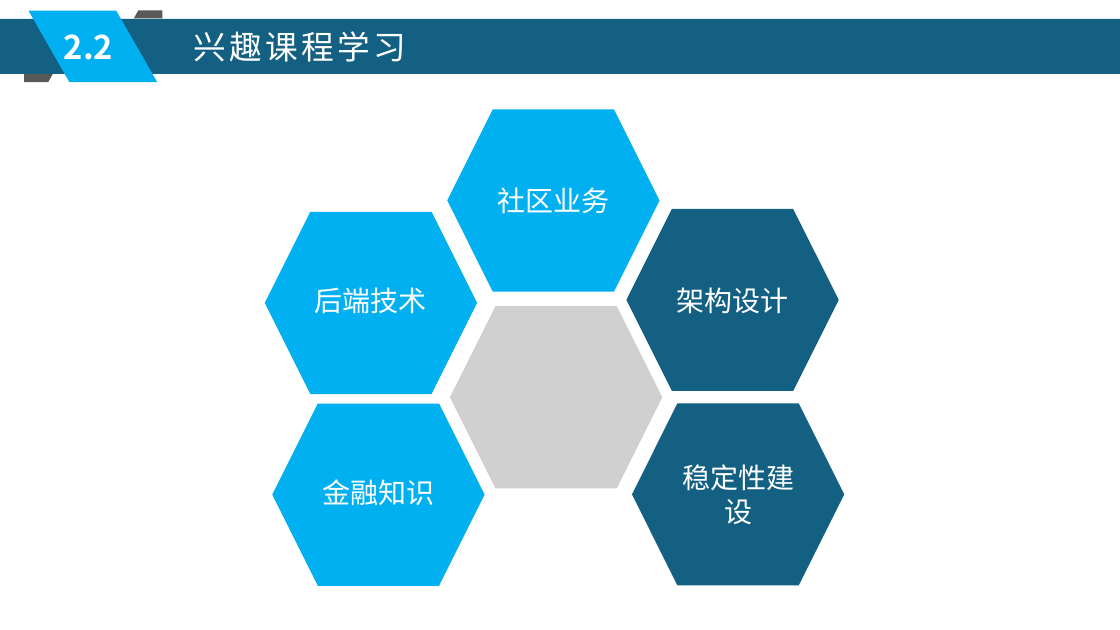
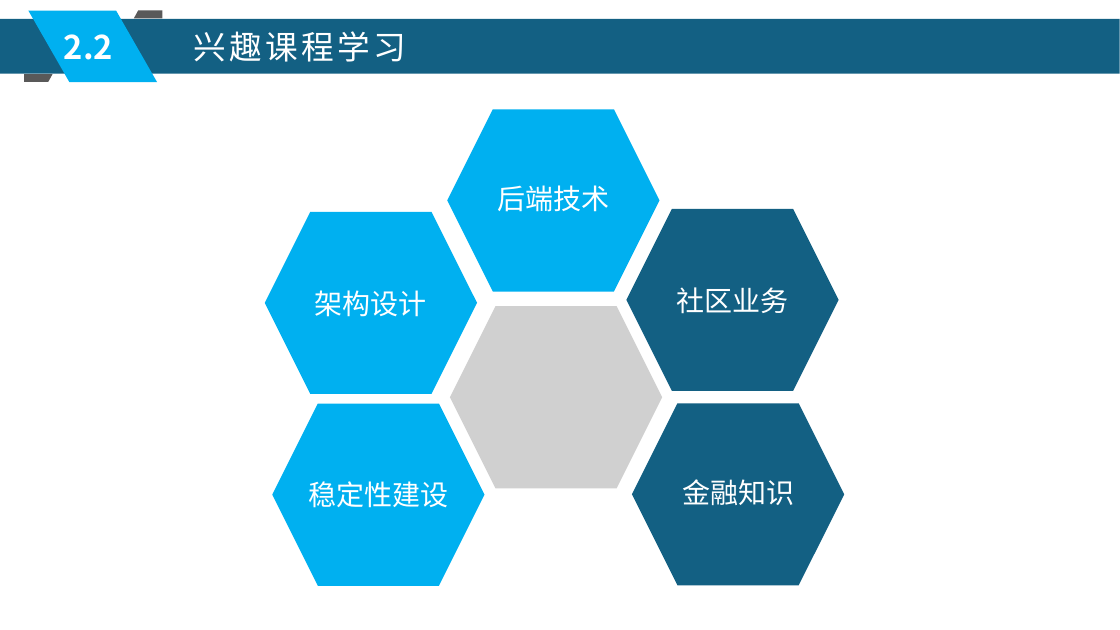
Before and after one commit to xljnc/husky-starter, a slide deck: slide 9 of doc/zzdb.pptx. Drawn at 1120x630 pixels with LibreOffice and Linux fonts; fonts in the diff are those of the drawing; grey boxes stand for pictures. Boxes give left, top, right and bottom in pixels: in the first picture for what was removed or moved away, otherwise in the second. Text is boxed around its words. In the diff, an @@ line names an element or a change of style, - is before the commit and + after.

```diff
--- a/doc/zzdb.pptx
+++ b/doc/zzdb.pptx
@@ freeform shape at [24, 74, 53, 82]: outline redrawn @@
@@ text in hexagon at [497, 185, 609, 212]: text changed @@
-社区业务
+后端技术
@@ text in freeform shape at [315, 290, 427, 317]: text changed @@
-后端技术
+架构设计
@@ text in hexagon at [676, 287, 788, 314]: text changed @@
-架构设计
+社区业务
@@ text in hexagon at [682, 479, 794, 505]: text changed @@
-稳定性建设
+金融知识
@@ text in freeform shape at [308, 481, 448, 508]: text changed @@
-金融知识
+稳定性建设
```
Also in this commit, not shown: 11 other slides changed.
